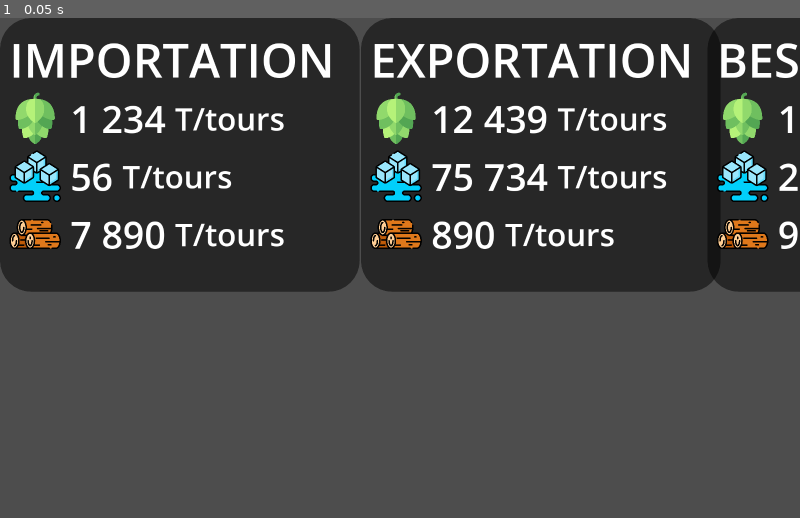
Above: before the commit, frame 1.
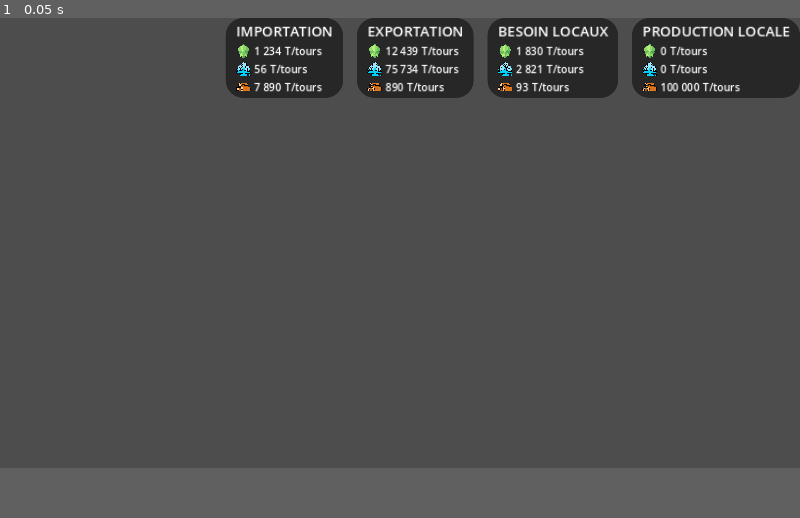
Above: after the commit, the same moment.

Repository: Taijin4/T3
Game: Godot game, scene res://Scenes/Screens/Main/main.tscn
The game is run twice, just before and just after one commit, with the same random seed, the same clock (stepped at 60 frames per second) and the same inputs.
Inputs:
- Up to frame 1 (0.05 s): no input
In our replay, the window is 800x500 before the commit and 800x450 after it. These sizes can differ from the game's own. Grey fills any space a smaller window leaves; there, only what the larger window draws over its background counts as a difference.

The runs differ from the first frame. In frame 1, 47% of the frame differs, in the area x 0-100%, y 0-55%.

Commit message:
~ StatsPanel positioning

Diff:
--- a/Scenes/Components/StatsPanel/statspanel.tscn
+++ b/Scenes/Components/StatsPanel/statspanel.tscn
@@ -6,52 +6,51 @@
 [ext_resource type="Texture2D" uid="uid://cspnbbet7dg2j" path="res://Assets/Images/wood.png" id="4_n83ie"]
 
 [sub_resource type="StyleBoxFlat" id="StyleBoxFlat_2042a"]
-content_margin_left = 30.0
-content_margin_top = 30.0
-content_margin_right = 30.0
-content_margin_bottom = 70.0
+content_margin_left = 15.0
+content_margin_top = 5.0
+content_margin_right = 15.0
+content_margin_bottom = 5.0
 bg_color = Color(0, 0, 0, 0.490196)
-corner_radius_top_left = 100
-corner_radius_top_right = 100
-corner_radius_bottom_right = 100
-corner_radius_bottom_left = 100
+corner_radius_top_left = 25
+corner_radius_top_right = 25
+corner_radius_bottom_right = 25
+corner_radius_bottom_left = 25
 
-[node name="Control" type="Control"]
-layout_mode = 3
-anchors_preset = 15
-anchor_right = 1.0
-anchor_bottom = 1.0
-offset_right = -2266.0
-offset_bottom = -1275.0
-grow_horizontal = 2
-grow_vertical = 2
-script = ExtResource("1_ckd2f")
-
-[node name="PanelContainer" type="PanelContainer" parent="."]
-layout_mode = 1
+[node name="StatsPanelWrapper" type="BoxContainer"]
 anchors_preset = 15
 anchor_right = 1.0
 anchor_bottom = 1.0
 grow_horizontal = 2
 grow_vertical = 2
+size_flags_horizontal = 0
+size_flags_vertical = 0
+script = ExtResource("1_ckd2f")
+
+[node name="PanelContainer" type="PanelContainer" parent="."]
+layout_mode = 2
+size_flags_vertical = 0
 theme_override_styles/panel = SubResource("StyleBoxFlat_2042a")
 
 [node name="PanelWrapper" type="VBoxContainer" parent="PanelContainer"]
 layout_mode = 2
+size_flags_horizontal = 0
+size_flags_vertical = 0
 
 [node name="Title" type="Label" parent="PanelContainer/PanelWrapper"]
 layout_mode = 2
 size_flags_vertical = 1
-theme_override_font_sizes/font_size = 150
+theme_override_font_sizes/font_size = 20
 text = "XXXXXX"
 
 [node name="Content" type="VBoxContainer" parent="PanelContainer/PanelWrapper"]
 layout_mode = 2
-theme_override_constants/separation = 20
+size_flags_horizontal = 0
+size_flags_vertical = 0
+theme_override_constants/separation = 5
 
 [node name="Wood" type="HBoxContainer" parent="PanelContainer/PanelWrapper/Content"]
 layout_mode = 2
-theme_override_constants/separation = 30
+theme_override_constants/separation = 5
 
 [node name="WoodImage" type="TextureRect" parent="PanelContainer/PanelWrapper/Content/Wood"]
 layout_mode = 2
@@ -61,18 +60,18 @@
 [node name="WoodNumber" type="Label" parent="PanelContainer/PanelWrapper/Content/Wood"]
 layout_mode = 2
 size_flags_horizontal = 8
-theme_override_font_sizes/font_size = 120
+theme_override_font_sizes/font_size = 15
 text = "XXX XXX"
 
 [node name="WoodUnit" type="Label" parent="PanelContainer/PanelWrapper/Content/Wood"]
 layout_mode = 2
 size_flags_horizontal = 8
-theme_override_font_sizes/font_size = 100
+theme_override_font_sizes/font_size = 15
 text = "T/tours"
 
 [node name="Ice" type="HBoxContainer" parent="PanelContainer/PanelWrapper/Content"]
 layout_mode = 2
-theme_override_constants/separation = 30
+theme_override_constants/separation = 5
 
 [node name="IceImage" type="TextureRect" parent="PanelContainer/PanelWrapper/Content/Ice"]
 layout_mode = 2
@@ -81,17 +80,17 @@
 
 [node name="IceNumber" type="Label" parent="PanelContainer/PanelWrapper/Content/Ice"]
 layout_mode = 2
-theme_override_font_sizes/font_size = 120
+theme_override_font_sizes/font_size = 15
 text = "XXX XXX"
 
 [node name="IceUnit" type="Label" parent="PanelContainer/PanelWrapper/Content/Ice"]
 layout_mode = 2
-theme_override_font_sizes/font_size = 100
+theme_override_font_sizes/font_size = 15
 text = "T/tours"
 
 [node name="Houblon" type="HBoxContainer" parent="PanelContainer/PanelWrapper/Content"]
 layout_mode = 2
-theme_override_constants/separation = 30
+theme_override_constants/separation = 5
 
 [node name="HoublonImage" type="TextureRect" parent="PanelContainer/PanelWrapper/Content/Houblon"]
 layout_mode = 2
@@ -100,10 +99,10 @@
 
 [node name="HoublonNumber" type="Label" parent="PanelContainer/PanelWrapper/Content/Houblon"]
 layout_mode = 2
-theme_override_font_sizes/font_size = 120
+theme_override_font_sizes/font_size = 15
 text = "XXX XXX"
 
 [node name="HoublonUnit" type="Label" parent="PanelContainer/PanelWrapper/Content/Houblon"]
 layout_mode = 2
-theme_override_font_sizes/font_size = 100
+theme_override_font_sizes/font_size = 15
 text = "T/tours"
--- a/Scenes/Screens/Main/main.gd
+++ b/Scenes/Screens/Main/main.gd
@@ -12,9 +12,3 @@
 	exportation.init(12439,75734,890,"EXPORTATION")
 	local_need.init(1830,2821,93,"BESOIN LOCAUX")
 	local_production.init(0,0,100000,"PRODUCTION LOCALE")
-	pass # Replace with function body.
-
-
-# Called every frame. 'delta' is the elapsed time since the previous frame.
-func _process(delta):
-	pass
--- a/Scenes/Screens/Main/main.tscn
+++ b/Scenes/Screens/Main/main.tscn
@@ -9,22 +9,24 @@
 [node name="UI" type="CanvasLayer" parent="."]
 
 [node name="GroupStats" type="HBoxContainer" parent="UI"]
-offset_right = 4616.0
-offset_bottom = 876.0
+anchors_preset = 1
+anchor_left = 1.0
+anchor_right = 1.0
+offset_left = -772.0
+offset_bottom = 130.0
+grow_horizontal = 0
+size_flags_horizontal = 0
+theme_override_constants/separation = 20
 alignment = 1
 
 [node name="Importation" parent="UI/GroupStats" instance=ExtResource("1_cdmrd")]
 layout_mode = 2
-size_flags_horizontal = 3
 
 [node name="Exportation" parent="UI/GroupStats" instance=ExtResource("1_cdmrd")]
 layout_mode = 2
-size_flags_horizontal = 3
 
 [node name="LocalNeed" parent="UI/GroupStats" instance=ExtResource("1_cdmrd")]
 layout_mode = 2
-size_flags_horizontal = 3
 
 [node name="LocalProduction" parent="UI/GroupStats" instance=ExtResource("1_cdmrd")]
 layout_mode = 2
-size_flags_horizontal = 3
--- a/project.godot
+++ b/project.godot
@@ -17,8 +17,7 @@
 
 [display]
 
-window/size/viewport_width=3456
-window/size/viewport_height=2160
+window/stretch/mode="canvas_items"
 
 [rendering]
 
